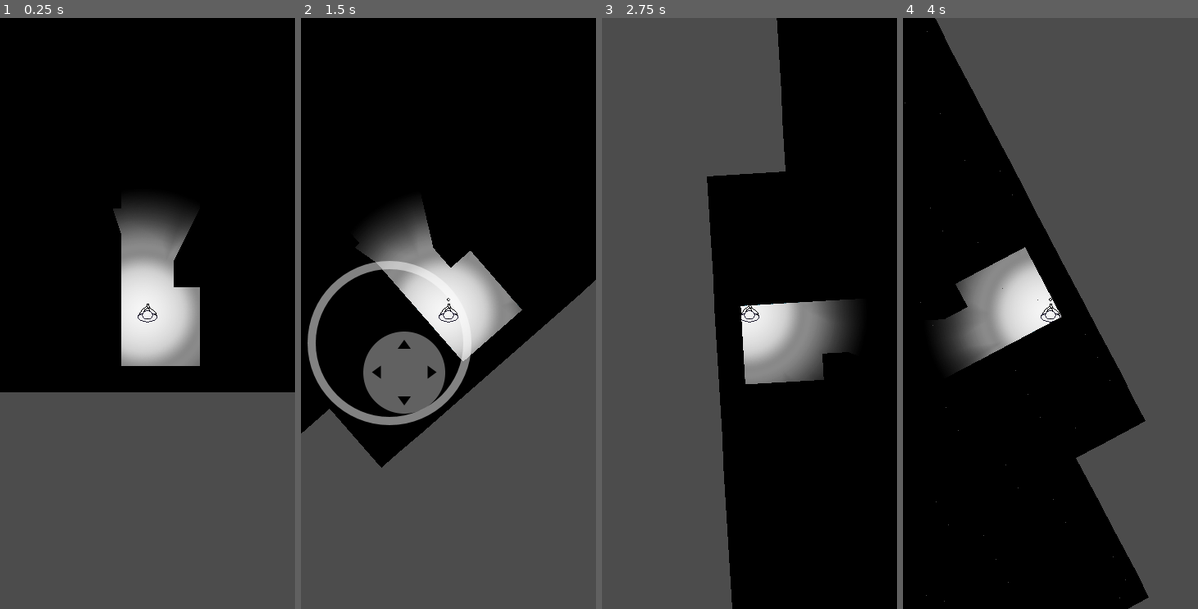
Above: before the commit, frames 1-4 (left to right).
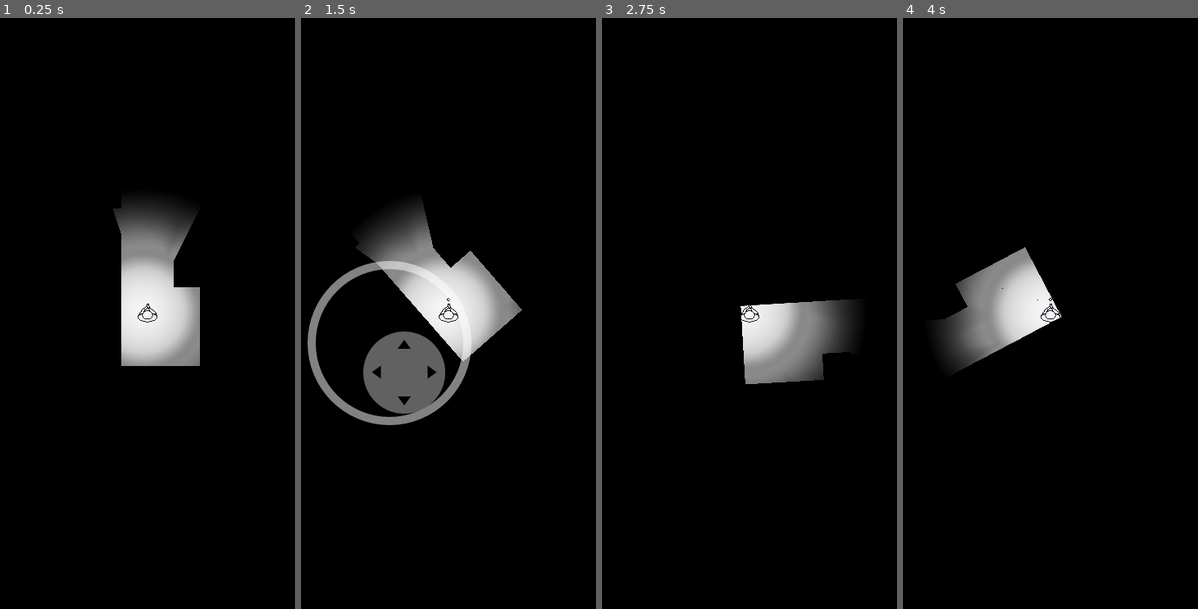
Above: after the commit, the same moments.

Repository: alexkorep-games/dogstone
Game: Godot game, scene res://scenes/main/main.tscn
Two runs of this game, one before a commit and one after it. Both use one fixed random seed, a clock stepped at 60 frames per second and the inputs below.
Inputs (mouse positions are in pixels of both pictures, inside the frame that each line leads up to):
- Up to frame 1 (0.25 s): no input
- Up to frame 2 (1.5 s): tap Enter at 0.5 s; move the mouse to (513, 283) at 0.52 s; hold Right (ui_right) 0.53-1.25 s; click (513, 283) at 0.67 s; tap Space at 1.25 s; drag from (389, 343) to (433, 431) at 1.27 s
- Up to frame 3 (2.75 s): move the mouse to (779, 183) at 2.02 s; hold Right (ui_right) from 2.03 s (still down)
- Up to frame 4 (4 s): release Right (ui_right) at 2.75 s; drag from (1035, 431) to (962, 224) at 2.77 s; move the mouse to (1139, 402) at 3.52 s; hold Left (ui_left) from 3.53 s (still down)

The runs differ from the first frame. In frame 1, 37% of the frame differs, in the area x 0-100%, y 63-100%; in frame 2, 37%; in frame 3, 45%; in frame 4, 46%, in the area x 0-100%, y 0-100%.

Commit message:
Make enemies to slide the walls when they can see the player

Diff:
--- a/scenes/bullet/bullet.gd
+++ b/scenes/bullet/bullet.gd
@@ -22,6 +22,7 @@
 		queue_free()
 	elif body.is_in_group("enemies"):
 		queue_free()
+		# TODO show enemy destroyed animation
 		body.queue_free()
 
 func _on_Timer_timeout():
--- a/scenes/enemy/enemy.gd
+++ b/scenes/enemy/enemy.gd
@@ -1,6 +1,6 @@
 extends KinematicBody2D
 
-var speed = 100
+var speed = 200
 var velocity = Vector2()
 var directions = [Vector2.UP, Vector2.DOWN, Vector2.LEFT, Vector2.RIGHT]
 
@@ -22,9 +22,12 @@
 	sprite.rotation = velocity.angle() + PI / 2
 
 func _physics_process(delta):
-	var collision = move_and_collide(velocity * delta)
+	var move_vector = velocity * delta
+	# Check if we hit the player
+	var collision = move_and_collide(move_vector, true, true, true) # Test only
 	if collision and collision.collider.is_in_group("player"):
 		# If we hit the player, reset the level
+		# TODO show a game over screen and animation
 		get_tree().reload_current_scene()
 
 	var dir_to_player = _get_visible_direction_to_player()
@@ -32,9 +35,13 @@
 		# If the player is visible, move towards the player
 		spotted = true
 		_set_direction(dir_to_player)
-	elif collision:
-		# Choose a new direction if we hit a wall
-		_choose_direction()
+		print(velocity)
+		move_and_slide(velocity)
+	else:
+		collision = move_and_collide(move_vector)
+		if collision:
+			# Choose a new direction if we hit a wall
+			_choose_direction()
 
 func _get_visible_direction_to_player():
 	# Get the nodes in the group "player"
--- /dev/null
+++ b/scenes/exit/exit.gd
@@ -0,0 +1,33 @@
+extends Node2D
+
+export(String, FILE, "*.tscn") var next_level_scene_path
+
+signal triggered
+
+# Called when the node enters the scene tree for the first time.
+func _ready():
+	get_node("%AnimationPlayer").play("rotate")
+
+
+# Called every frame. 'delta' is the elapsed time since the previous frame.
+#func _process(delta):
+#	pass
+
+
+func _on_Area2D_body_entered(body):
+	if body.is_in_group("Player"):
+		if next_level_scene_path != "":
+			body.hide()
+			emit_signal("triggered")
+			get_node("%AnimationPlayer").play("teleport")
+	else:
+			print("Next level scene path not set.")
+
+
+func _on_AnimationPlayer_animation_finished(anim_name):
+	if anim_name == "teleport":
+		var next_level_scene = load(next_level_scene_path)
+		if next_level_scene:
+			get_tree().change_scene_to(next_level_scene)
+		else:
+			print("Unable to load the scene: " + next_level_scene_path)
--- /dev/null
+++ b/scenes/exit/exit.tscn
@@ -0,0 +1,126 @@
+[gd_scene load_steps=6 format=2]
+
+[ext_resource path="res://scenes/exit/exit.gd" type="Script" id=1]
+[ext_resource path="res://assets/light/light.png" type="Texture" id=2]
+
+[sub_resource type="RectangleShape2D" id=1]
+extents = Vector2( 7.75, 7.875 )
+
+[sub_resource type="Animation" id=2]
+resource_name = "rotate"
+length = 1.4
+loop = true
+tracks/0/type = "value"
+tracks/0/path = NodePath("Polygon2D:rotation_degrees")
+tracks/0/interp = 1
+tracks/0/loop_wrap = true
+tracks/0/imported = false
+tracks/0/enabled = true
+tracks/0/keys = {
+"times": PoolRealArray( 0, 0.4, 1, 1.4 ),
+"transitions": PoolRealArray( 1, 1, 1, 1 ),
+"update": 0,
+"values": [ 0.0, 30.0, 330.0, 360.0 ]
+}
+tracks/1/type = "value"
+tracks/1/path = NodePath("Polygon2D:scale")
+tracks/1/interp = 1
+tracks/1/loop_wrap = true
+tracks/1/imported = false
+tracks/1/enabled = true
+tracks/1/keys = {
+"times": PoolRealArray( 0, 0.7, 1.4 ),
+"transitions": PoolRealArray( 1, 1, 1 ),
+"update": 0,
+"values": [ Vector2( 1, 1 ), Vector2( 2, 2 ), Vector2( 1, 1 ) ]
+}
+tracks/2/type = "value"
+tracks/2/path = NodePath("Light2D:energy")
+tracks/2/interp = 1
+tracks/2/loop_wrap = true
+tracks/2/imported = false
+tracks/2/enabled = true
+tracks/2/keys = {
+"times": PoolRealArray( 0, 0.7 ),
+"transitions": PoolRealArray( 1, 1 ),
+"update": 0,
+"values": [ 0.1, 1.0 ]
+}
+
+[sub_resource type="Animation" id=3]
+resource_name = "teleport"
+length = 3.0
+tracks/0/type = "value"
+tracks/0/path = NodePath("Polygon2D:rotation_degrees")
+tracks/0/interp = 2
+tracks/0/loop_wrap = true
+tracks/0/imported = false
+tracks/0/enabled = true
+tracks/0/keys = {
+"times": PoolRealArray( 0, 2 ),
+"transitions": PoolRealArray( 1, 1 ),
+"update": 0,
+"values": [ 0.0, 3600.0 ]
+}
+tracks/1/type = "value"
+tracks/1/path = NodePath("Polygon2D:scale")
+tracks/1/interp = 2
+tracks/1/loop_wrap = true
+tracks/1/imported = false
+tracks/1/enabled = true
+tracks/1/keys = {
+"times": PoolRealArray( 0, 0.588776, 1.51867, 1.8117, 1.99776 ),
+"transitions": PoolRealArray( 1, 1, 1, 1, 1 ),
+"update": 0,
+"values": [ Vector2( 1, 1 ), Vector2( 6, 6 ), Vector2( 4, 4 ), Vector2( 0.1, 0 ), Vector2( 0, 0 ) ]
+}
+tracks/2/type = "value"
+tracks/2/path = NodePath("Light2D:energy")
+tracks/2/interp = 2
+tracks/2/loop_wrap = true
+tracks/2/imported = false
+tracks/2/enabled = true
+tracks/2/keys = {
+"times": PoolRealArray( -4.65661e-10, 0.593048, 1.51867, 1.80705, 1.99776 ),
+"transitions": PoolRealArray( 1, 1, 1, 1, 1 ),
+"update": 0,
+"values": [ 0.961429, 10.0, 10.0, 0.1, 0.0 ]
+}
+tracks/3/type = "value"
+tracks/3/path = NodePath("Polygon2D:modulate")
+tracks/3/interp = 2
+tracks/3/loop_wrap = true
+tracks/3/imported = false
+tracks/3/enabled = true
+tracks/3/keys = {
+"times": PoolRealArray( 0, 0.586071 ),
+"transitions": PoolRealArray( 1, 1 ),
+"update": 0,
+"values": [ Color( 1, 1, 1, 1 ), Color( 1, 1, 1, 0.498039 ) ]
+}
+
+[node name="Exit" type="Node2D"]
+script = ExtResource( 1 )
+
+[node name="Polygon2D" type="Polygon2D" parent="."]
+color = Color( 0.929412, 1, 0.0745098, 1 )
+polygon = PoolVector2Array( 5, 5, 5, -5, -5, -5, -5, 5 )
+
+[node name="Area2D" type="Area2D" parent="."]
+
+[node name="CollisionShape2D" type="CollisionShape2D" parent="Area2D"]
+position = Vector2( 0, 0.125 )
+shape = SubResource( 1 )
+
+[node name="AnimationPlayer" type="AnimationPlayer" parent="."]
+unique_name_in_owner = true
+anims/rotate = SubResource( 2 )
+anims/teleport = SubResource( 3 )
+
+[node name="Light2D" type="Light2D" parent="."]
+texture = ExtResource( 2 )
+energy = 0.1
+shadow_enabled = true
+
+[connection signal="body_entered" from="Area2D" to="." method="_on_Area2D_body_entered"]
+[connection signal="animation_finished" from="AnimationPlayer" to="." method="_on_AnimationPlayer_animation_finished"]
--- a/scenes/main/main.gd
+++ b/scenes/main/main.gd
@@ -2,4 +2,4 @@
 
 # Called when the node enters the scene tree for the first time.
 func _ready():
-	pass # Replace with function body.
+	get_node("%CanvasModulate").show()
--- a/scenes/main/main.tscn
+++ b/scenes/main/main.tscn
@@ -1,10 +1,11 @@
-[gd_scene load_steps=6 format=2]
+[gd_scene load_steps=7 format=2]
 
 [ext_resource path="res://scenes/maze/maze.tscn" type="PackedScene" id=1]
 [ext_resource path="res://scenes/main/main.gd" type="Script" id=2]
 [ext_resource path="res://scenes/player/player.tscn" type="PackedScene" id=3]
 [ext_resource path="res://scenes/joystick/virtual_joystick.tscn" type="PackedScene" id=4]
 [ext_resource path="res://scenes/enemy/enemy.tscn" type="PackedScene" id=5]
+[ext_resource path="res://scenes/exit/exit.tscn" type="PackedScene" id=6]
 
 [node name="Main" type="Control"]
 anchor_right = 1.0
@@ -30,6 +31,8 @@
 show_on_touch_only = true
 
 [node name="CanvasModulate" type="CanvasModulate" parent="."]
+unique_name_in_owner = true
+visible = false
 color = Color( 0, 0, 0, 1 )
 
 [node name="Enemies" type="Node2D" parent="."]
@@ -41,7 +44,7 @@
 position = Vector2( 379, -428 )
 
 [node name="Enemy03" parent="Enemies" instance=ExtResource( 5 )]
-position = Vector2( 432, -250 )
+position = Vector2( 432, -218 )
 
 [node name="Enemy04" parent="Enemies" instance=ExtResource( 5 )]
 position = Vector2( -175, -143 )
@@ -51,3 +54,14 @@
 
 [node name="Enemy06" parent="Enemies" instance=ExtResource( 5 )]
 position = Vector2( -55, -303 )
+
+[node name="ParallaxBackground" type="ParallaxBackground" parent="."]
+
+[node name="ColorRect" type="ColorRect" parent="ParallaxBackground"]
+anchor_right = 1.0
+anchor_bottom = 1.0
+color = Color( 0, 0, 0, 1 )
+
+[node name="Exit" parent="." instance=ExtResource( 6 )]
+position = Vector2( 433, -262 )
+next_level_scene_path = "res://scenes/main/main.tscn"
